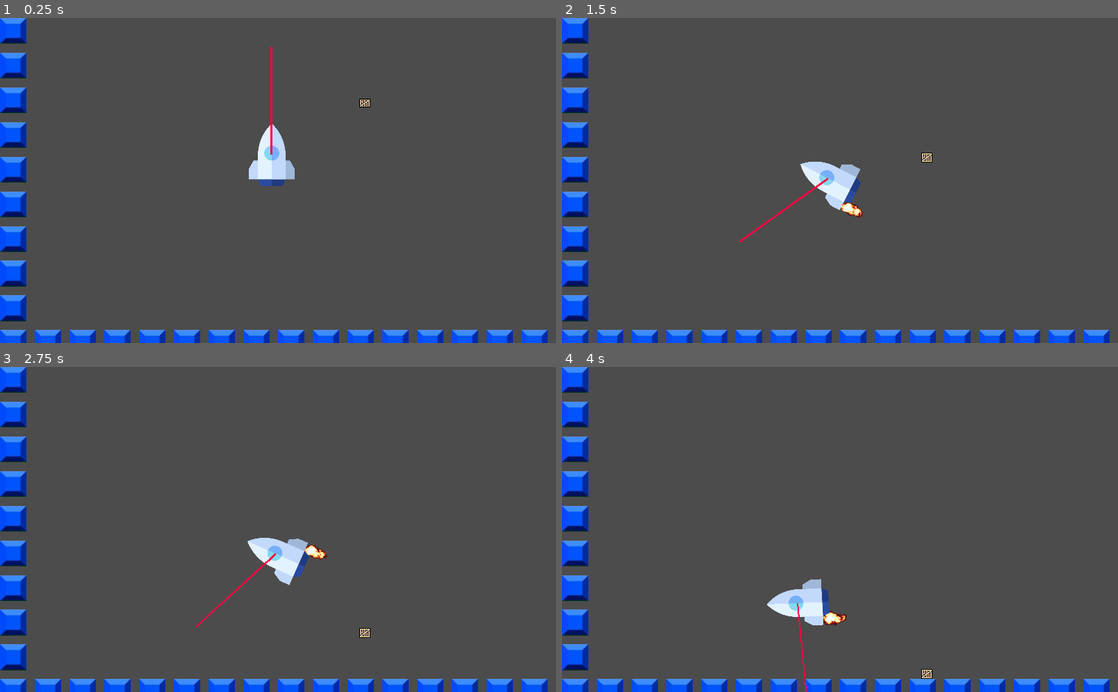
Above: before the commit, frames 1-4 (two rows, left to right).
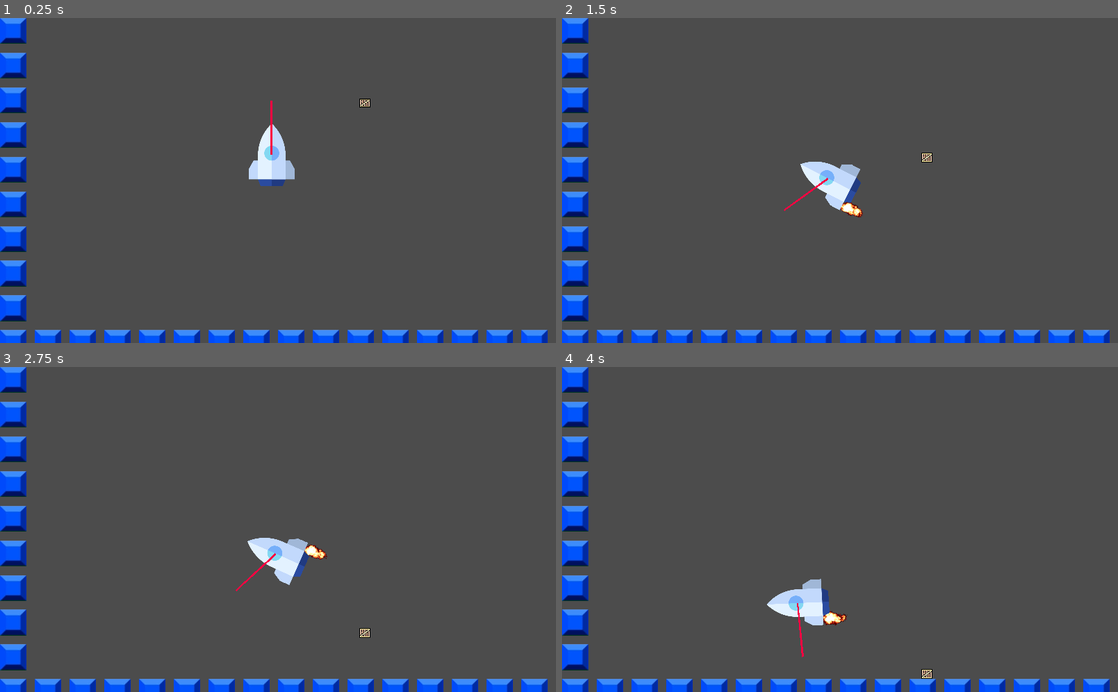
Above: after the commit, the same moments.

Repository: paul-asvb/raekaetae
Game: Godot game, scene res://src/levels/TestLevel.tscn
Two runs of this game, one before a commit and one after it. Both use one fixed random seed, a clock stepped at 60 frames per second and the inputs below.
Inputs:
- Up to frame 1 (0.25 s): no input
- Up to frame 2 (1.5 s): hold Right (move_right) 0.53-1.28 s; hold A (move_left) from 1.28 s (still down)
- Up to frame 3 (2.75 s): release A (move_left) at 2.03 s; hold Right (move_right) from 2.03 s (still down)
- Up to frame 4 (4 s): release Right (move_right) at 3.53 s; hold A (move_left) from 3.53 s (still down)

The runs differ from the first frame. In frame 1, less than 0.1% of the frame differs, in the area x 48-49%, y 8-26%; in frame 2, less than 0.1%, in the area x 31-46%, y 51-70%; in frame 3, less than 0.1%; in frame 4, less than 0.1%.

Commit message:
update vector dummy

Diff:
--- a/src/actors/Player.gd
+++ b/src/actors/Player.gd
@@ -29,7 +29,7 @@
 
 	print(rotation)
 
-	get_node("MyLine").set_point_position(1,Vector2(0,-force*100).rotated(rotation))
+	get_node("MyLine").set_point_position(1,Vector2(0,-force*50).rotated(rotation))
 
 	return
 
